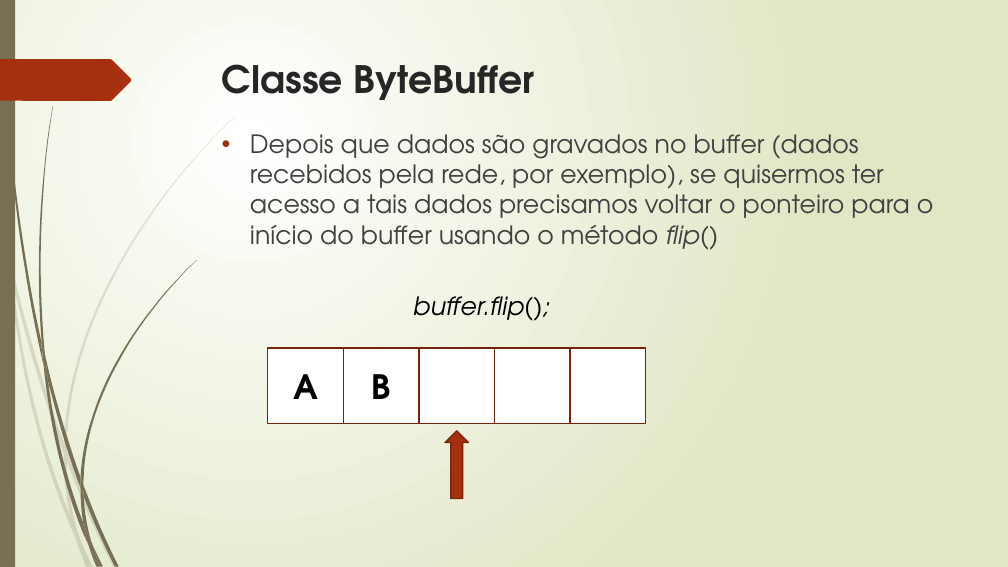
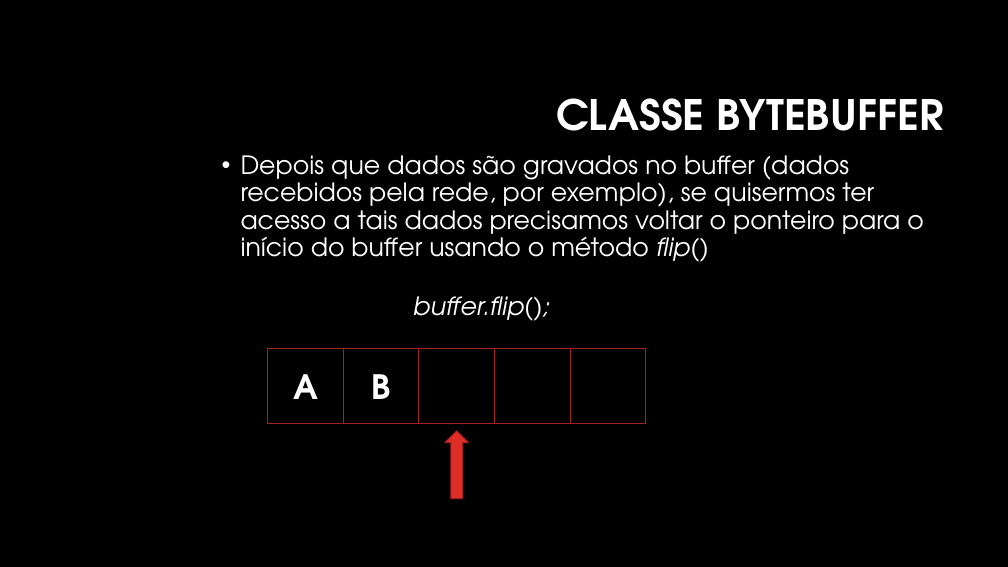
Before and after one commit to manoelcampos/sistemas-distribuidos, a slide deck: slide 12 of projects/03-non-blocking-chat-socketchannel-nio2/chat-non-blocking.pptx. Drawn at 1008x567 pixels with LibreOffice and Linux fonts; fonts in the diff are those of the drawing; background and template pictures are left out. Boxes give left, top, right and bottom in pixels: in the first picture for what was removed or moved away, otherwise in the second. Text is boxed around its words. In the diff, an @@ line names an element or a change of style, - is before the commit and + after.

```diff
--- a/projects/03-non-blocking-chat-socketchannel-nio2/chat-non-blocking.pptx
+++ b/projects/03-non-blocking-chat-socketchannel-nio2/chat-non-blocking.pptx
@@ background gradient #FFFFFF to #DFE8C4 to #000000 @@
@@ rectangle removed at (x1=0, y1=0, x2=15, y2=567) @@
@@ freeform shape removed at (x1=0, y1=59, x2=132, y2=101) @@
@@ title "CLASSE BYTEBUFFER" at (x1=556, y1=98, x2=943, y2=131): vertical alignment top to middle @@
@@ title at (x1=556, y1=98, x2=943, y2=131): text changed; size 36 to 40 pt; text colour #262626 to #FFFFFF @@
-Classe ByteBuffer
+CLASSE BYTEBUFFER
@@ text "Depois que dados são gravados ..." moved from (x1=250, y1=134, x2=934, y2=250) to (x1=241, y1=155, x2=924, y2=262) @@
@@ text "Depois que dados são gravados ..." at (x1=241, y1=155, x2=924, y2=262): text colour #404040 to #FFFFFF; indent changed; line spacing 1 to 0.9 @@
@@ text "buffer.flip();" at (x1=413, y1=296, x2=549, y2=321): text colour #000000 to #FFFFFF @@
@@ rectangle "A" at (x1=268, y1=348, x2=343, y2=423): text colour #000000 to #FFFFFF; fill #FFFFFF to #000000; outline #7A240C 1.25 pt to #A5221E 1 pt @@
@@ rectangle "B" at (x1=343, y1=348, x2=419, y2=423): text colour #000000 to #FFFFFF; fill #FFFFFF to #000000; outline #7A240C 1.25 pt to #A5221E 1 pt @@
@@ fill #FFFFFF to #000000; outline #7A240C 1.25 pt to #A5221E 1 pt in 3 elements at (x1=419, y1=348, x2=495, y2=423), (x1=495, y1=348, x2=570, y2=423), (x1=570, y1=348, x2=646, y2=423) @@
@@ right arrow at (x1=445, y1=431, x2=468, y2=499): fill #A53010 to #DF2E28; outline #7A240C 1.25 pt to #A5221E 1 pt @@
@@ group removed at (x1=0, y1=116, x2=236, y2=567): 10 freeform shapes @@
@@ group removed at (x1=2, y1=0, x2=197, y2=567): 12 freeform shapes @@
```
Also in this commit, not shown: 14 other slides changed, 2 other files.
